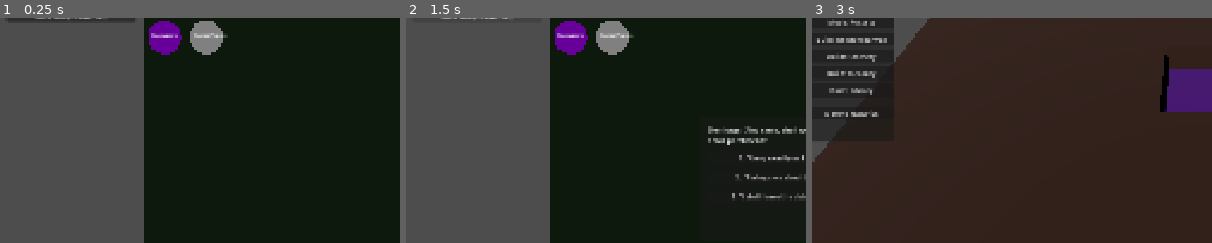
Above: before the commit, frames 1-3 (left to right).
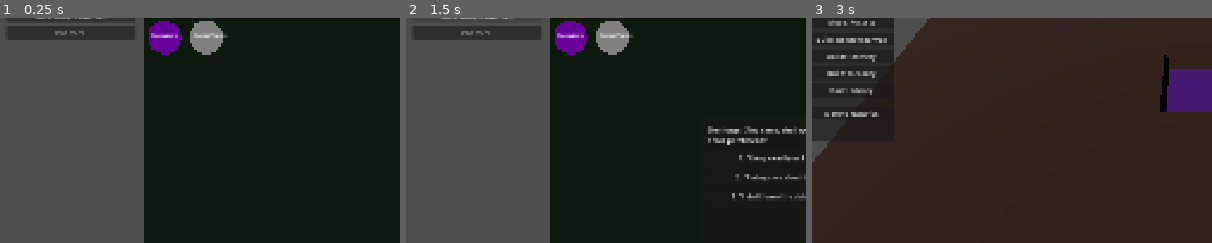
Above: after the commit, the same moments.

Repository: depiec/Project-Sovereign-gemini
Game: Godot game, scene res://scenes/strategy/MainStrategy.tscn
The game is run twice, just before and just after one commit, with the same random seed, the same clock (stepped at 60 frames per second) and the same inputs.
Inputs (mouse positions are % of the whole screen's width and height, from its top left):
- Up to frame 1 (0.25 s): no input
- Up to frame 2 (1.5 s): click (9, 18) at 0.5 s, where only the run after the commit has a clickable "End Turn"; click "Start Raid (Simulation)" at 1.25 s
- Up to frame 3 (3 s): click "Start Raid (Simulation)" at 2 s; click (50, 55) at 2.75 s, where only the run after the commit has a clickable "Continue"
The pictures show only the part of the screen within x 0-50%, y 14-64%; the shares and areas given below are measured in that part.

The runs differ from the first frame. In frame 1, 1.9% of the frame differs, in the area x 2-34%, y 3-10%; in frame 2, 1.9%; in frame 3, nothing differs.

Commit message:
feat: implement world map interaction, turn summary, and hatchery loop
- Added visual WorldMap with territory selection and Operations panel (Spy, War, Annex).
- Implemented Turn Summary screen to track resource growth between cycles.
- Added HATCHERY room type and Lizardman minion with hunger/food mechanics.
- Integrated construction costs for all rooms and reinforced walls.
- Enhanced GuardianAI with special ability support (Albedo's Walls of Jericho).
- Updated SimLayer with WASD camera panning and integrated all new management modes.

Diff:
--- a/prototype/resources/abilities/BloodFrenzy.tres
+++ b/prototype/resources/abilities/BloodFrenzy.tres
@@ -10,4 +10,7 @@
 range = 5.0
 damage = 0
 is_buff = true
+buff_damage_mult = 2.0
+buff_speed_mult = 1.5
+buff_duration = 8.0
 visual_scene = ExtResource("2_p7o8q")
--- a/prototype/scenes/strategy/MainStrategy.tscn
+++ b/prototype/scenes/strategy/MainStrategy.tscn
@@ -34,6 +34,50 @@
 layout_mode = 2
 text = "Start Raid (Simulation)"
 
+[node name="EndTurnButton" type="Button" parent="VBoxContainer"]
+layout_mode = 2
+text = "End Turn"
+
+[node name="TurnSummaryPanel" type="Panel" parent="."]
+visible = false
+layout_mode = 1
+anchors_preset = 8
+anchor_left = 0.5
+anchor_top = 0.5
+anchor_right = 0.5
+anchor_bottom = 0.5
+offset_left = -200.0
+offset_top = -100.0
+offset_right = 200.0
+offset_bottom = 100.0
+grow_horizontal = 2
+grow_vertical = 2
+
+[node name="VBoxContainer" type="VBoxContainer" parent="TurnSummaryPanel"]
+layout_mode = 1
+anchors_preset = 15
+anchor_right = 1.0
+anchor_bottom = 1.0
+grow_horizontal = 2
+grow_vertical = 2
+alignment = 1
+
+[node name="Label" type="Label" parent="TurnSummaryPanel/VBoxContainer"]
+layout_mode = 2
+text = "TURN SUMMARY"
+horizontal_alignment = 1
+
+[node name="SummaryLabel" type="Label" parent="TurnSummaryPanel/VBoxContainer"]
+unique_name_in_owner = true
+layout_mode = 2
+text = "Resources Collected: ...
+Threat Level: ..."
+horizontal_alignment = 1
+
+[node name="CloseSummaryButton" type="Button" parent="TurnSummaryPanel/VBoxContainer"]
+layout_mode = 2
+text = "Continue"
+
 [node name="WorldMap" type="Control" parent="."]
 layout_mode = 1
 anchors_preset = 15
@@ -185,6 +229,8 @@
 
 [connection signal="pressed" from="VBoxContainer/GuardianButton" to="." method="_on_GuardianButton_pressed"]
 [connection signal="pressed" from="VBoxContainer/RaidButton" to="." method="_on_RaidButton_pressed"]
+[connection signal="pressed" from="VBoxContainer/EndTurnButton" to="." method="_on_EndTurnButton_pressed"]
+[connection signal="pressed" from="TurnSummaryPanel/VBoxContainer/CloseSummaryButton" to="." method="_on_CloseSummaryButton_pressed"]
 [connection signal="pressed" from="OperationsPanel/VBoxContainer/SpyButton" to="." method="_on_SpyButton_pressed"]
 [connection signal="pressed" from="OperationsPanel/VBoxContainer/WarButton" to="." method="_on_WarButton_pressed"]
 [connection signal="pressed" from="OperationsPanel/VBoxContainer/AnnexButton" to="." method="_on_AnnexButton_pressed"]
--- a/prototype/scripts/autoloads/GameManager.gd
+++ b/prototype/scripts/autoloads/GameManager.gd
@@ -6,6 +6,7 @@
 signal sasuga_changed(new_value)
 signal resources_updated(new_resources)
 signal raid_started(raid_data)
+signal turn_ended(turn_number)
 
 # --- Game State ---
 
@@ -93,3 +94,8 @@
 func start_combat(enemy_data: Dictionary):
 	print("Combat Started against: ", enemy_data)
 	get_tree().change_scene_to_file("res://scenes/combat/CombatLayer.tscn")
+
+func end_turn():
+	world_state.current_turn += 1
+	turn_ended.emit(world_state.current_turn)
+	print("Turn Ended. Current Turn: ", world_state.current_turn)
--- a/prototype/scripts/resources/GuardianAbility.gd
+++ b/prototype/scripts/resources/GuardianAbility.gd
@@ -9,14 +9,22 @@
 @export var range: float = 5.0
 @export var damage: int = 0
 @export var is_buff: bool = false
+@export var buff_damage_mult: float = 1.0
+@export var buff_speed_mult: float = 1.0
+@export var buff_duration: float = 5.0
 @export var visual_scene: PackedScene # e.g. Shield bubble, or Lance strike
 
 func execute(caster: Node3D, target: Node3D):
 	print(caster.name, " uses ", ability_name)
+
+	if is_buff and caster.has_method("apply_buff"):
+		caster.apply_buff(buff_damage_mult, buff_speed_mult, buff_duration)
+
 	if visual_scene:
 		var visual = visual_scene.instantiate()
 		caster.add_child(visual)
 		if not is_buff:
 			visual.global_transform.origin = target.global_transform.origin
 		else:
-			visual.global_transform.origin = caster.global_transform.origin
+			# Attach to caster for buffs
+			visual.position = Vector3.ZERO
--- a/prototype/scripts/scenes/MainStrategy.gd
+++ b/prototype/scripts/scenes/MainStrategy.gd
@@ -9,6 +9,8 @@
 @onready var sasuga_panel: Panel = $SasugaPanel
 @onready var guardian_panel: Panel = $GuardianPanel
 @onready var operations_panel: Panel = $OperationsPanel
+@onready var summary_panel: Panel = $TurnSummaryPanel
+@onready var summary_label: Label = %SummaryLabel
 @onready var target_label: Label = %TargetLabel
 
 var selected_territory = ""
@@ -17,9 +19,10 @@
 	# Update resource display initially
 	update_resource_display(GameManager.nazarick_state.resources)
 
-	# Connect to GameManager signals to update the UI
+	# Connect to GameManager signals
 	GameManager.resources_updated.connect(_on_resources_updated)
 	GameManager.raid_started.connect(_on_raid_started)
+	GameManager.turn_ended.connect(_on_turn_ended)
 
 	# Connect WorldMap
 	$WorldMap.territory_selected.connect(_on_territory_selected)
@@ -28,6 +31,18 @@
 	sasuga_panel.visible = false
 	guardian_panel.visible = false
 	operations_panel.visible = false
+	summary_panel.visible = false
+
+func _on_EndTurnButton_pressed():
+	GameManager.end_turn()
+
+func _on_turn_ended(t_num):
+	var res = GameManager.nazarick_state.resources
+	summary_label.text = "Turn %d Complete\nGold: %d | Souls: %d\nFood: %d" % [t_num - 1, res.gold, res.souls, res.food]
+	summary_panel.visible = true
+
+func _on_CloseSummaryButton_pressed():
+	summary_panel.visible = false
 
 func _on_territory_selected(t_name):
 	selected_territory = t_name
--- a/prototype/scripts/scenes/SimLayer.gd
+++ b/prototype/scripts/scenes/SimLayer.gd
@@ -14,15 +14,30 @@
 var last_grid_pos = Vector2i(-1, -1)
 var possessed_node: CharacterBody3D = null
 
+const CAMERA_SPEED = 20.0
+
 func _ready():
 	print("SimLayer: Dungeon Keeper mode active.")
 	dungeon_manager.stats_updated.connect(_on_dungeon_stats_updated)
 
-func _process(_delta):
+func _process(delta):
+	if not possessed_node:
+		handle_camera_movement(delta)
+
 	# Periodically update minion counts
 	var workers = get_tree().get_nodes_in_group("workers").size()
 	var liches = get_tree().get_nodes_in_group("liches").size()
 	minion_label.text = "Workers: %d | Liches: %d" % [workers, liches]
+
+func handle_camera_movement(delta):
+	var input_dir = Vector3.ZERO
+	if Input.is_key_pressed(KEY_W): input_dir.z -= 1
+	if Input.is_key_pressed(KEY_S): input_dir.z += 1
+	if Input.is_key_pressed(KEY_A): input_dir.x -= 1
+	if Input.is_key_pressed(KEY_D): input_dir.x += 1
+
+	if input_dir.length() > 0:
+		camera.global_transform.origin += input_dir.normalized() * CAMERA_SPEED * delta
 
 func _on_dungeon_stats_updated(stats: Dictionary):
 	print("Dungeon Stats: ", stats)
--- a/prototype/scripts/scenes/combat/GuardianAI.gd
+++ b/prototype/scripts/scenes/combat/GuardianAI.gd
@@ -1,7 +1,7 @@
 extends CharacterBody3D
 
 # GuardianAI.gd - Combat AI for Floor Guardians (Albedo, Shalltear)
-# Can be possessed for direct player control.
+# Supports special abilities and player possession.
 
 @export var speed = 7.0
 @export var attack_damage = 40
@@ -15,6 +15,10 @@
 var ability_timer = 0.0
 var is_possessed = false
 
+# Buffs
+var damage_mult = 1.0
+var speed_mult = 1.0
+
 func _ready():
 	add_to_group("allies")
 	add_to_group("guardians")
@@ -24,12 +28,10 @@
 	if is_possessed:
 		handle_possessed_movement(delta)
 		return
-
 	if ability_timer > 0: ability_timer -= delta
 	if not player:
 		player = get_tree().get_first_node_in_group("player")
 		return
-
 	find_target()
 	if target_enemy: combat_behavior(delta)
 	else: follow_behavior(delta)
@@ -37,7 +39,7 @@
 func handle_possessed_movement(delta):
 	var input_dir = Input.get_vector("move_left", "move_right", "move_forward", "move_back")
 	var dir = Vector3(input_dir.x, 0, input_dir.y).normalized()
-	velocity = dir * speed * 1.5
+	velocity = dir * speed * 1.5 * speed_mult
 	if not is_on_floor(): velocity.y -= 9.8 * delta
 	move_and_slide()
 	if dir.length() > 0.1: look_at(global_transform.origin + dir, Vector3.UP)
@@ -46,14 +48,18 @@
 func be_possessed():
 	is_possessed = true
 	velocity = Vector3.ZERO
-	if has_node("PossessionCamera"):
-		get_node("PossessionCamera").current = true
-	print(name, " is now under direct control.")
+	if has_node("PossessionCamera"): get_node("PossessionCamera").current = true
 
 func be_unpossessed():
 	is_possessed = false
-	if has_node("PossessionCamera"):
-		get_node("PossessionCamera").current = false
+	if has_node("PossessionCamera"): get_node("PossessionCamera").current = false
+
+func apply_buff(d_mult, s_mult, duration):
+	damage_mult = d_mult
+	speed_mult = s_mult
+	await get_tree().create_timer(duration).timeout
+	damage_mult = 1.0
+	speed_mult = 1.0
 
 func find_target():
 	var enemies = get_tree().get_nodes_in_group("enemies")
@@ -95,7 +101,7 @@
 	var next_path_pos = nav_agent.get_next_path_position()
 	var dir = (next_path_pos - global_transform.origin).normalized()
 	dir.y = 0
-	velocity = dir * speed
+	velocity = dir * speed * speed_mult
 	move_and_slide()
 	if dir.length() > 0.1: look_at(global_transform.origin + dir, Vector3.UP)
 
@@ -107,10 +113,10 @@
 		timer.one_shot = true
 		add_child(timer)
 		timer.start()
-		if target_enemy.has_method("take_damage"): target_enemy.take_damage(attack_damage)
+		if target_enemy.has_method("take_damage"): target_enemy.take_damage(int(attack_damage * damage_mult), self)
 
 	if get_node("AttackTimer").is_stopped():
 		get_node("AttackTimer").start()
-		if target_enemy.has_method("take_damage"): target_enemy.take_damage(attack_damage)
+		if target_enemy.has_method("take_damage"): target_enemy.take_damage(int(attack_damage * damage_mult), self)
 
 func take_damage(amount: int): print(name, " took ", amount, " damage.")
--- a/prototype/scripts/scenes/sim/DungeonManager.gd
+++ b/prototype/scripts/scenes/sim/DungeonManager.gd
@@ -1,7 +1,7 @@
 extends Node3D
 
 # DungeonManager.gd - Handles DK-style grid management
-# Tiles are 2x2 units.
+# Centralizes all simulation systems: Building, Attraction, Resources, and Payroll.
 
 enum TileType { WALL, EMPTY, CLAIMED, TREASURY, LIBRARY, BARRACKS, REINFORCED_WALL, HATCHERY }
 
@@ -11,10 +11,8 @@
 
 var dungeon_grid = {}
 var wall_health = {}
-
 const MAX_WALL_HEALTH = 100.0
 const REINFORCED_HEALTH = 500.0
-
 var digging_queue = []
 
 signal grid_updated
@@ -34,7 +32,6 @@
 var minions_happy: bool = true
 
 @onready var nav_region: NavigationRegion3D = get_parent()
-
 var bake_timer: float = 0.0
 var needs_bake: bool = false
 
@@ -59,12 +56,9 @@
 			bake_timer = 0.0
 
 func generate_resources():
-	if room_counts[TileType.TREASURY] > 0:
-		GameManager.add_resource("gold", room_counts[TileType.TREASURY] * 10)
-	if room_counts[TileType.LIBRARY] > 0:
-		GameManager.player_state.mp = min(GameManager.player_state.mp + room_counts[TileType.LIBRARY], 1000)
-	if room_counts[TileType.HATCHERY] > 0:
-		GameManager.add_resource("food", room_counts[TileType.HATCHERY] * 5)
+	if room_counts[TileType.TREASURY] > 0: GameManager.add_resource("gold", room_counts[TileType.TREASURY] * 10)
+	if room_counts[TileType.LIBRARY] > 0: GameManager.player_state.mp = min(GameManager.player_state.mp + room_counts[TileType.LIBRARY], 1000)
+	if room_counts[TileType.HATCHERY] > 0: GameManager.add_resource("food", room_counts[TileType.HATCHERY] * 5)
 
 func process_payroll():
 	var workers = get_tree().get_nodes_in_group("workers").size()
@@ -75,8 +69,6 @@
 	var has_gold = GameManager.spend_resource("gold", gold_cost)
 	var has_food = GameManager.spend_resource("food", food_cost)
 	minions_happy = has_gold and has_food
-	if minions_happy: print("Payroll processed.")
-	else: print("Nazarick is broke!")
 
 func spawn_enemy_digger():
 	var scene = load("res://scenes/sim/entities/EnemyDigger.tscn")
@@ -92,15 +84,13 @@
 		3: spawn_pos = Vector3(randf_range(0, grid_width * tile_size), 1.0, grid_depth * tile_size)
 	digger.global_transform.origin = spawn_pos
 
-func _ready():
-	setup_initial_grid()
+func _ready(): setup_initial_grid()
 
 func setup_initial_grid():
 	for x in range(grid_width):
 		for z in range(grid_depth):
 			var pos = Vector2i(x, z)
-			if x > 8 and x < 12 and z > 8 and z < 12:
-				dungeon_grid[pos] = TileType.CLAIMED
+			if x > 8 and x < 12 and z > 8 and z < 12: dungeon_grid[pos] = TileType.CLAIMED
 			else:
 				dungeon_grid[pos] = TileType.WALL
 				wall_health[pos] = MAX_WALL_HEALTH
@@ -135,14 +125,12 @@
 			p.global_transform.origin = Vector3(grid_pos.x * tile_size, 1.0, grid_pos.y * tile_size)
 			p.emitting = true
 			get_tree().create_timer(1.0).timeout.connect(p.queue_free)
-		if wall_health[grid_pos] <= 0:
-			dig_tile(grid_pos)
+		if wall_health[grid_pos] <= 0: dig_tile(grid_pos)
 
 func is_adjacent_to_open_space(grid_pos: Vector2i) -> bool:
 	var neighbors = [Vector2i(grid_pos.x + 1, grid_pos.y),Vector2i(grid_pos.x - 1, grid_pos.y),Vector2i(grid_pos.x, grid_pos.y + 1),Vector2i(grid_pos.x, grid_pos.y - 1)]
 	for n in neighbors:
-		if dungeon_grid.has(n) and dungeon_grid[n] != TileType.WALL and dungeon_grid[n] != TileType.REINFORCED_WALL:
-			return true
+		if dungeon_grid.has(n) and dungeon_grid[n] != TileType.WALL and dungeon_grid[n] != TileType.REINFORCED_WALL: return true
 	return false
 
 func dig_tile(grid_pos: Vector2i):
@@ -164,12 +152,19 @@
 			if child.has_method("be_slapped"): child.be_slapped()
 
 func build_room(grid_pos: Vector2i, type: TileType):
-	if dungeon_grid.get(grid_pos) == TileType.CLAIMED:
-		dungeon_grid[grid_pos] = type
-		if type == TileType.REINFORCED_WALL: wall_health[grid_pos] = REINFORCED_HEALTH
-		update_room_counts()
-		refresh_visuals()
-		trigger_rebake()
+	var cost = 100
+	var res_type = "gold"
+	if type == TileType.REINFORCED_WALL:
+		cost = 200
+		res_type = "materials"
+
+	if GameManager.spend_resource(res_type, cost):
+		if dungeon_grid.get(grid_pos) == TileType.CLAIMED:
+			dungeon_grid[grid_pos] = type
+			if type == TileType.REINFORCED_WALL: wall_health[grid_pos] = REINFORCED_HEALTH
+			update_room_counts()
+			refresh_visuals()
+			trigger_rebake()
 
 func build_reinforced_wall(grid_pos: Vector2i): build_room(grid_pos, TileType.REINFORCED_WALL)
 
@@ -208,8 +203,7 @@
 	base_floor.mesh = plane
 	base_floor.position = Vector3(grid_width * tile_size / 2.0, 0, grid_depth * tile_size / 2.0)
 	var floor_mat = StandardMaterial3D.new()
-	floor_mat.albedo_color = Color(0,0,0,0)
-	floor_mat.transparency = 1
+	floor_mat.albedo_color = Color(0,0,0,0); floor_mat.transparency = 1
 	base_floor.material_override = floor_mat
 	add_child(base_floor)
 	for pos in dungeon_grid.keys():
@@ -227,18 +221,14 @@
 					mat.metallic = 0.8
 					mat.roughness = 0.2
 				if digging_queue.has(pos):
-					mat.emission_enabled = true
-					mat.emission = Color(1.0, 0.5, 0)
-					mat.emission_energy_multiplier = 2.0
+					mat.emission_enabled = true; mat.emission = Color(1.0, 0.5, 0); mat.emission_energy_multiplier = 2.0
 				var static_body = StaticBody3D.new()
 				var collision_shape = CollisionShape3D.new()
 				var box_shape = BoxShape3D.new()
 				box_shape.size = Vector3(tile_size, 2.0, tile_size)
 				collision_shape.shape = box_shape
 				static_body.add_child(collision_shape)
-				mesh.material_override = mat
-				static_body.add_child(mesh)
-				add_child(static_body)
+				mesh.material_override = mat; static_body.add_child(mesh); add_child(static_body)
 				static_body.position = Vector3(pos.x * tile_size, 1.0, pos.y * tile_size)
 			TileType.EMPTY, TileType.CLAIMED, TileType.TREASURY, TileType.LIBRARY, TileType.BARRACKS, TileType.HATCHERY:
 				match type:
@@ -248,7 +238,6 @@
 					TileType.LIBRARY: mat.albedo_color = Color(0.0, 0.4, 0.8)
 					TileType.BARRACKS: mat.albedo_color = Color(0.1, 0.5, 0.1)
 					TileType.HATCHERY: mat.albedo_color = Color(0.6, 0.3, 0.0)
-				mesh.material_override = mat
-				add_child(mesh)
+				mesh.material_override = mat; add_child(mesh)
 				mesh.position = Vector3(pos.x * tile_size, box.size.y / 2.0, pos.y * tile_size)
 	grid_updated.emit()
